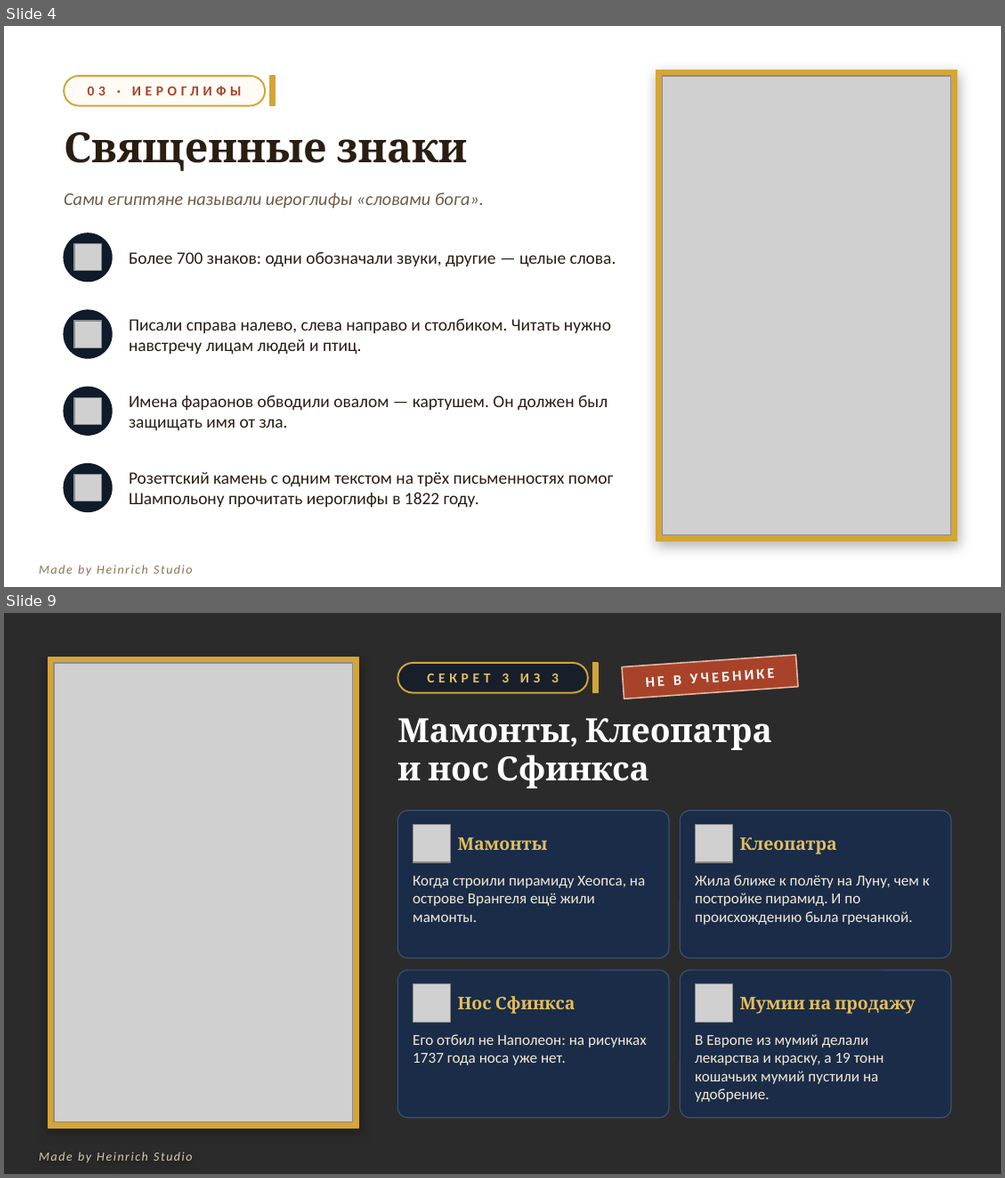
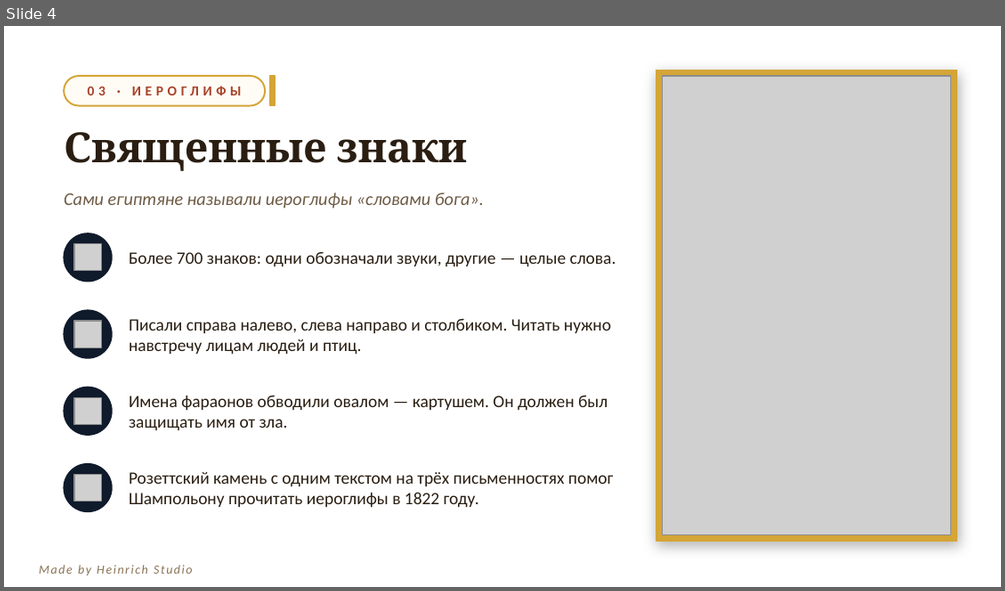
Before and after one commit to sl-himmelreich/heinrich-mario, a slide deck: Древний_Египет.pptx. Shown one above the other, each under a label of ours: slides 4 and 9 before the commit, slide 4 after it; the slides between them are not shown. The pictures are 1005x1178 and 1005x591 pixels, drawn with LibreOffice and Linux fonts; fonts in the diff are those of the drawing; grey boxes stand for pictures; background and template pictures are left out; a plain dark background stands for a picture behind light text. Boxes give left, top, right and bottom in pixels: in the first picture for what was removed or moved away, otherwise in the second. Text is boxed around its words. In the diff, an @@ line names an element or a change of style, - is before the commit and + after.

```diff
--- a/Древний_Египет.pptx
+++ b/Древний_Египет.pptx
@@ slide 9 removed at bbox=[4, 613, 1001, 1174], background picture (left out) @@
@@ rectangle removed at bbox=[48, 657, 359, 1127] @@
@@ picture removed at bbox=[54, 663, 353, 1121] @@
@@ rounded rectangle removed at bbox=[397, 663, 588, 693] @@
@@ rectangle removed at bbox=[593, 663, 599, 693] @@
@@ rectangle removed at bbox=[623, 655, 799, 698] @@
-НЕ В УЧЕБНИКЕ
@@ text removed at bbox=[427, 674, 558, 682] @@
-СЕКРЕТ 3 ИЗ 3
@@ text removed at bbox=[397, 718, 772, 788] @@
-Мамонты, Клеопатра
-и нос Сфинкса
@@ rounded rectangle removed at bbox=[397, 811, 669, 958] @@
@@ picture removed at bbox=[413, 824, 451, 862] @@
@@ rounded rectangle removed at bbox=[680, 811, 951, 958] @@
@@ picture removed at bbox=[695, 824, 733, 862] @@
@@ text removed at bbox=[458, 837, 548, 850] @@
-Мамонты
@@ text removed at bbox=[740, 837, 837, 854] @@
-Клеопатра
@@ text removed at bbox=[413, 876, 645, 922] @@
-Когда строили пирамиду Хеопса, на острове Врангеля ещё жили мамонты.
@@ text removed at bbox=[695, 875, 930, 925] @@
-Жила ближе к полёту на Луну, чем к постройке пирамид. И по происхождению была гречанкой.
@@ rounded rectangle removed at bbox=[397, 970, 669, 1118] @@
@@ picture removed at bbox=[413, 984, 451, 1022] @@
@@ rounded rectangle removed at bbox=[680, 970, 951, 1118] @@
@@ picture removed at bbox=[695, 984, 733, 1022] @@
@@ text removed at bbox=[458, 996, 575, 1013] @@
-Нос Сфинкса
@@ text removed at bbox=[740, 997, 914, 1013] @@
-Мумии на продажу
@@ text removed at bbox=[413, 1034, 647, 1065] @@
-Его отбил не Наполеон: на рисунках 1737 года носа уже нет.
@@ text removed at bbox=[695, 1034, 884, 1102] @@
-В Европе из мумий делали лекарства и краску, а 19 тонн кошачьих мумий пустили на удобрение.
@@ text removed at bbox=[39, 1151, 193, 1162] @@
-Made by Heinrich Studio
```
Also in this commit, not shown: 6 slides changed, 1 slide added, 1 other file.
